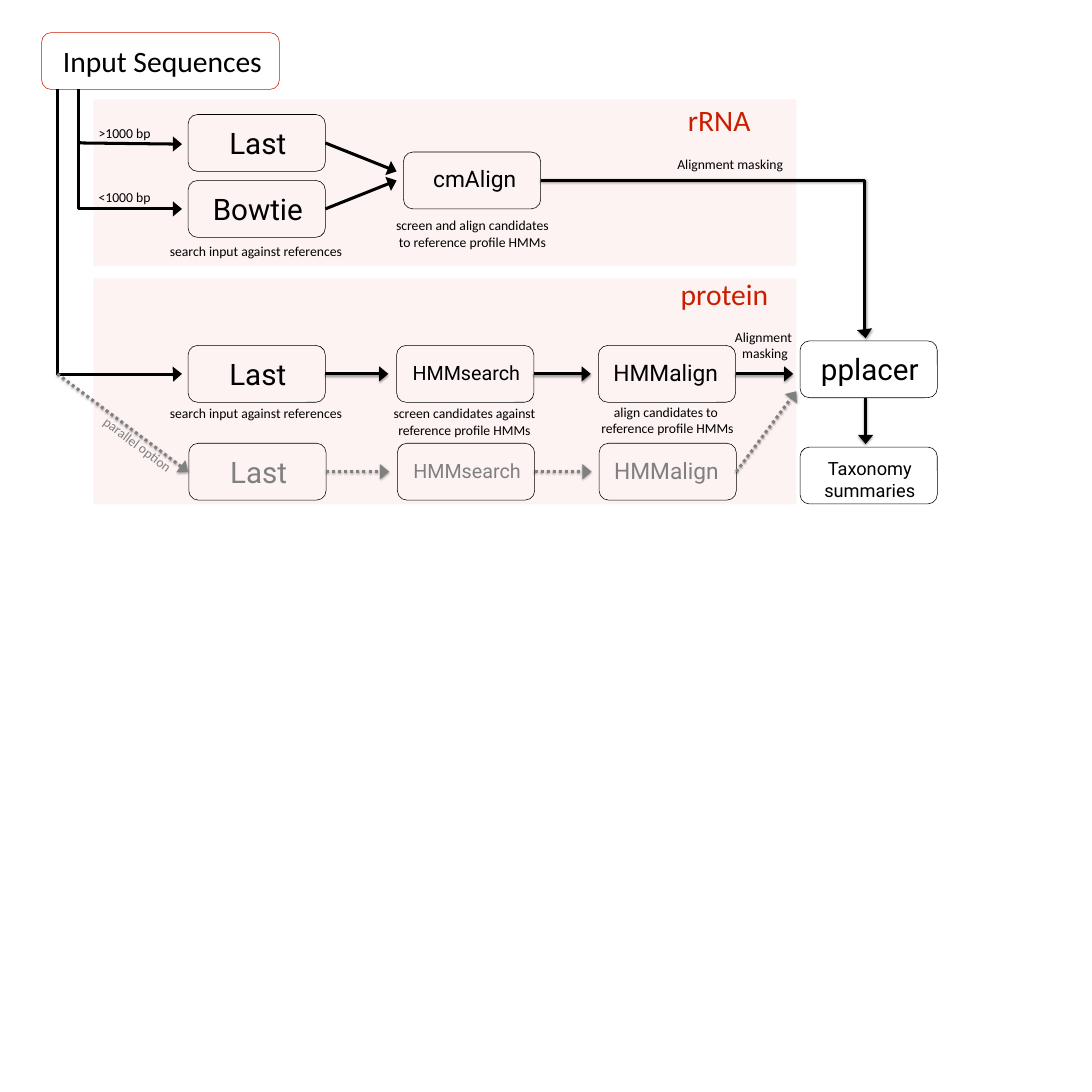
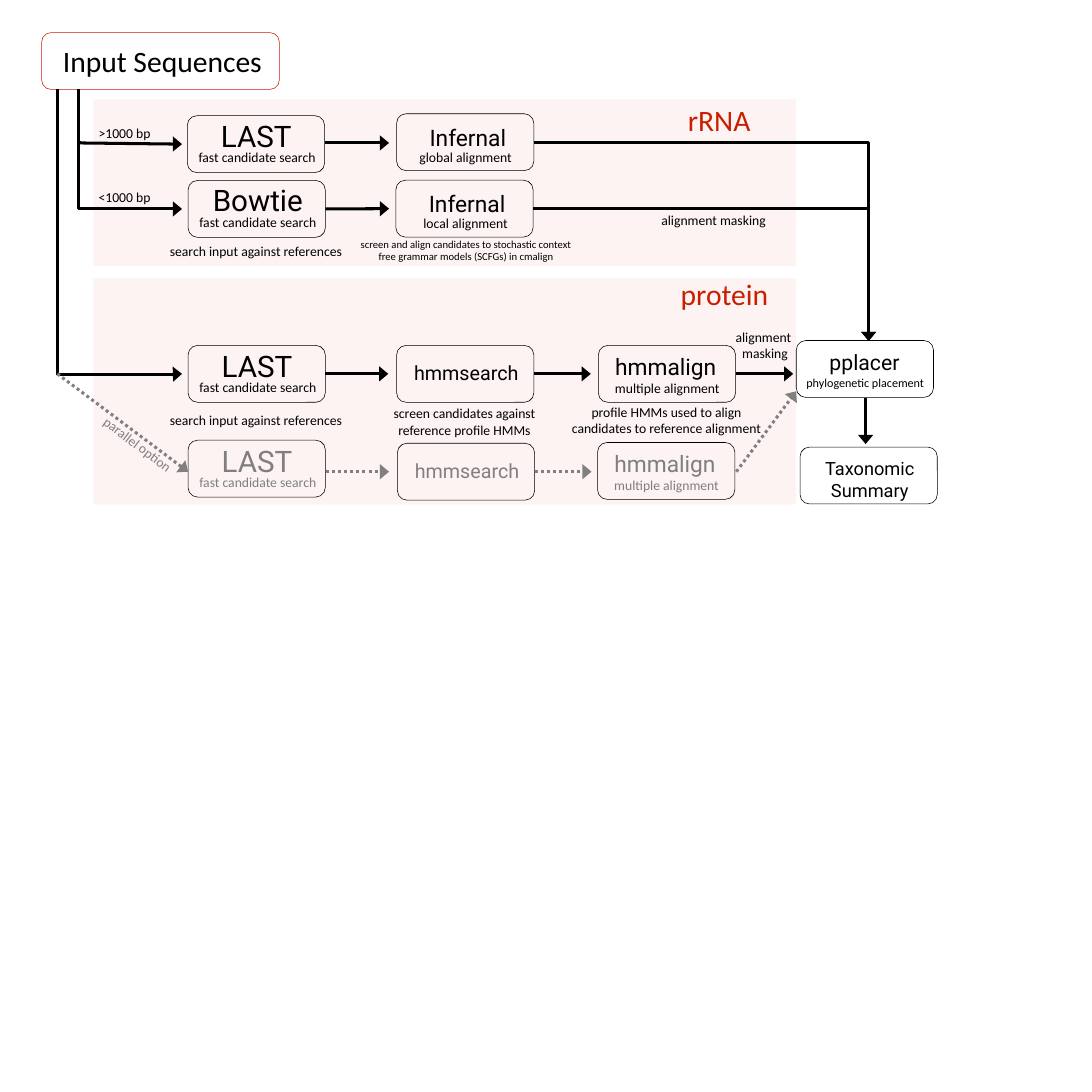
Before and after one commit to gjospin/PhyloSift, a slide deck: slide 1 of writing/figures/Phylosift_overview.pptx. Drawn at 1092x1092 pixels with LibreOffice and Linux fonts; fonts in the diff are those of the drawing. Boxes give left, top, right and bottom in pixels: in the first picture for what was removed or moved away, otherwise in the second. Text is boxed around its words. In the diff, an @@ line names an element or a change of style, - is before the commit and + after.

```diff
--- a/writing/figures/Phylosift_overview.pptx
+++ b/writing/figures/Phylosift_overview.pptx
@@ rounded rectangle added at (396, 114, 533, 170), outline #000000 0.75 pt @@
@@ text at (221, 125, 292, 155): text changed @@
-Last
+LAST
@@ arrow moved from (325, 143) - (396, 171) to (325, 143) - (389, 143) @@
@@ text added at (430, 128, 507, 147), 30 pt, text #000000 @@
+Infernal
@@ elbow arrow added from (534, 142) to (869, 341), #000000 4 pt @@
@@ text "Bowtie" rewrapped from (213, 198, 303, 221) to (213, 189, 303, 218) @@
@@ text added at (199, 152, 315, 162), 18 pt, text #000000 @@
+fast candidate search
@@ text added at (419, 152, 512, 165), 18 pt, text #000000 @@
+global alignment
@@ arrow moved from (325, 209) - (396, 181) to (325, 209) - (389, 209) @@
@@ rounded rectangle: place and size @@
-rounded rectangle at (403, 152, 541, 209)
+rounded rectangle at (396, 180, 533, 237)
@@ text at (429, 194, 506, 213): text changed @@
-cmAlign
+Infernal
@@ elbow arrow moved from (541, 181) - (865, 338) to (533, 209) - (869, 341) @@
@@ text added at (199, 217, 316, 227), 18 pt, text #000000 @@
+fast candidate search
@@ text added at (423, 218, 508, 231), 18 pt, text #000000 @@
+local alignment
@@ text at (661, 215, 766, 228): text changed @@
-Alignment masking
+alignment masking
@@ text at (361, 240, 571, 262): text changed; size 18 to 14 pt @@
-screen and align candidates to reference profile HMMs
+screen and align candidates to stochastic context free grammar models (SCFGs) in cmalign
@@ text at (222, 355, 293, 385): text changed @@
-Last
+LAST
@@ text at (615, 358, 716, 380): text changed @@
-HMMalign
+hmmalign
@@ text at (736, 332, 792, 345): text changed @@
-Alignment
+alignment
@@ rounded rectangle: place and size @@
-rounded rectangle at (800, 341, 937, 397)
+rounded rectangle at (796, 341, 933, 397)
@@ text "pplacer" at (829, 354, 899, 375): size 39 to 28 pt @@
@@ text added at (199, 382, 316, 392), 18 pt, text #000000 @@
+fast candidate search
@@ text at (414, 365, 518, 381): text changed @@
-HMMsearch
+hmmsearch
@@ text added at (615, 383, 720, 396), 18 pt, text #000000 @@
+multiple alignment
@@ text added at (806, 378, 924, 389), 16 pt, text #000000 @@
+phylogenetic placement
@@ text "search input against references": place and size @@
-text "search input against references" at (170, 408, 342, 421)
+text "search input against references" at (170, 415, 342, 428)
@@ text at (572, 407, 761, 437): text changed @@
-align candidates to
-reference profile HMMs
+profile HMMs used to align candidates to reference alignment
@@ text added at (199, 477, 316, 487), 18 pt, text #7F7F7F @@
+fast candidate search
@@ text at (222, 451, 293, 479): text changed; text colour #808080 to #7F7F7F @@
-Last
+LAST
@@ text at (415, 463, 519, 478): text changed @@
-HMMsearch
+hmmsearch
@@ text at (614, 455, 715, 477): text changed; text colour #808080 to #7F7F7F @@
-HMMalign
+hmmalign
@@ text at (825, 462, 914, 501): text changed @@
-Taxonomy summaries
+Taxonomic Summary
@@ text added at (614, 480, 719, 492), 18 pt, text #7F7F7F @@
+multiple alignment
```
Also in this commit, not shown: 1 other slide changed, 11 other files.
